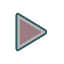
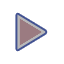
Layered file, before and after one edit (64px x 64px). Changes by layer:
pixels changed over [left=15, top=12, right=48, bottom=52] (layer not identified)
